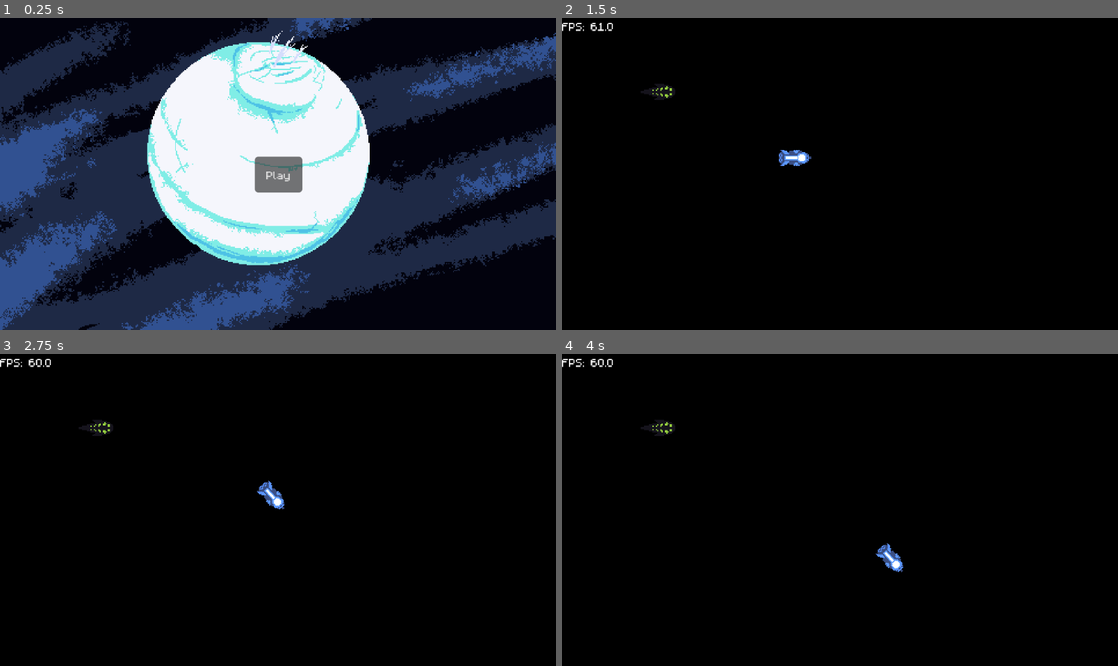
Above: before the commit, frames 1-4 (two rows, left to right).
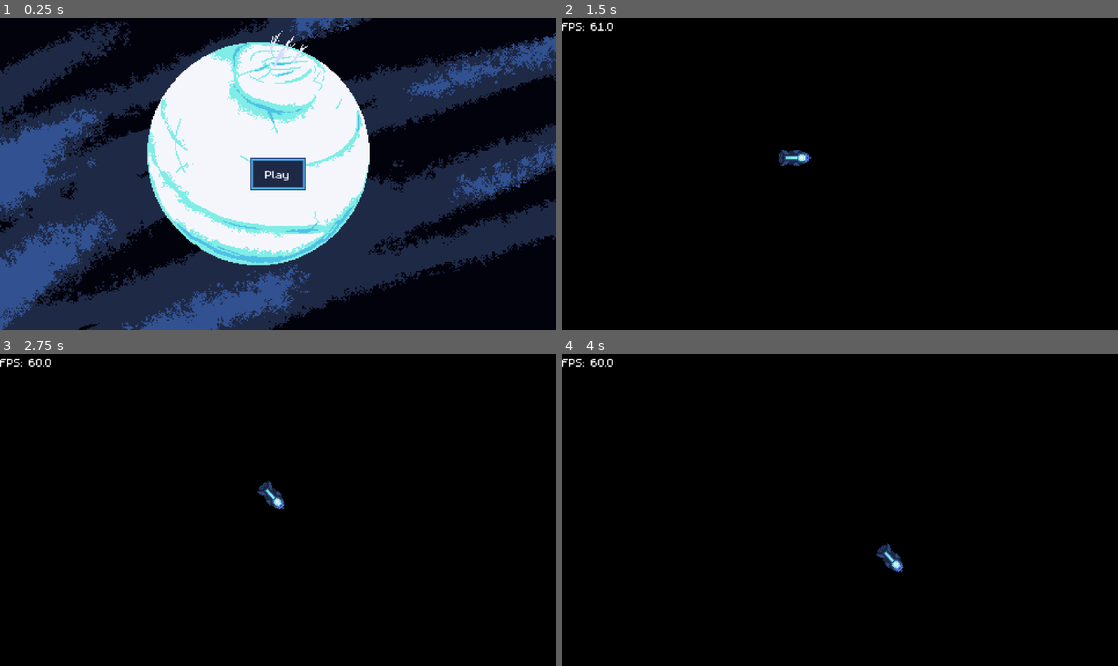
Above: after the commit, the same moments.

Repository: austingwatson/Depths
Game: Godot game, scene res://scenes/title_screen.tscn
Same seed, same stepped clock (60 frames per second), same inputs: the game is played once before the commit and once after it.
Inputs (mouse positions are in pixels of both pictures, inside the frame that each line leads up to):
- Up to frame 1 (0.25 s): no input
- Up to frame 2 (1.5 s): click "Play" at 0.5 s; move the mouse to (962, 158) at 1.27 s; hold Space (thrust) from 1.28 s (still down); click (962, 158) at 1.35 s
- Up to frame 3 (2.75 s): move the mouse to (166, 525) at 2.02 s; release Space (thrust) at 2.03 s; right-click (166, 525) at 2.1 s; click (166, 525) at 2.3 s
- Up to frame 4 (4 s): tap Enter at 2.75 s; move the mouse to (895, 441) at 2.77 s; hold Space (thrust) from 2.78 s (still down); click (895, 441) at 2.85 s; move the mouse to (812, 572) at 3.52 s; click (812, 572) at 3.6 s

The runs differ from the first frame. In frame 1, 1.1% of the frame differs, in the area x 45-55%, y 44-57%; in frame 2, 0.4%; in frame 3, 0.4%; in frame 4, 0.4%.

Commit message:
start of laser

Diff:
--- /dev/null
+++ b/scenes/component/detection.tscn
@@ -0,0 +1,13 @@
+[gd_scene load_steps=3 format=3 uid="uid://djbrnjtvjpjmt"]
+
+[ext_resource type="Script" uid="uid://bvfaerhhybryq" path="res://scripts/component/detection.gd" id="1_p46ta"]
+
+[sub_resource type="CircleShape2D" id="CircleShape2D_y1fjw"]
+resource_local_to_scene = true
+
+[node name="Detection" type="Area2D"]
+monitorable = false
+script = ExtResource("1_p46ta")
+
+[node name="CollisionShape2D" type="CollisionShape2D" parent="."]
+shape = SubResource("CircleShape2D_y1fjw")
--- /dev/null
+++ b/scenes/component/energy.tscn
@@ -0,0 +1,11 @@
+[gd_scene load_steps=2 format=3 uid="uid://dmy0i8hd43tcj"]
+
+[ext_resource type="Script" uid="uid://brah0qdbbn63k" path="res://scripts/component/energy.gd" id="1_xe087"]
+
+[node name="Energy" type="Node"]
+script = ExtResource("1_xe087")
+
+[node name="StartCharge" type="Timer" parent="."]
+autostart = true
+
+[connection signal="timeout" from="StartCharge" to="." method="_on_start_charge_timeout"]
--- a/scenes/component/hurt_box.tscn
+++ b/scenes/component/hurt_box.tscn
@@ -1,10 +1,6 @@
-[gd_scene load_steps=3 format=3 uid="uid://b0rymrbfbbdhr"]
+[gd_scene load_steps=2 format=3 uid="uid://b0rymrbfbbdhr"]
 
 [ext_resource type="Script" uid="uid://blljpccu8rpvl" path="res://scripts/component/hurt_box.gd" id="1_w60fk"]
-
-[sub_resource type="CircleShape2D" id="CircleShape2D_nel52"]
-resource_local_to_scene = true
-radius = 8.0
 
 [node name="HurtBox" type="Area2D"]
 input_pickable = false
@@ -12,4 +8,3 @@
 script = ExtResource("1_w60fk")
 
 [node name="CollisionShape2D" type="CollisionShape2D" parent="."]
-shape = SubResource("CircleShape2D_nel52")
--- a/scenes/entity/actor/hunter_fish.tscn
+++ b/scenes/entity/actor/hunter_fish.tscn
@@ -1,15 +1,21 @@
-[gd_scene load_steps=5 format=3 uid="uid://daxpl8wgwrd7w"]
+[gd_scene load_steps=7 format=3 uid="uid://daxpl8wgwrd7w"]
 
 [ext_resource type="Texture2D" uid="uid://cc2bgbvc2jubk" path="res://assets/textures/entity/hunter_fish.png" id="1_p6sfq"]
 [ext_resource type="Script" uid="uid://b8wcqwldkw4th" path="res://scripts/entity/actor/hunter_fish.gd" id="1_snnp5"]
+[ext_resource type="PackedScene" uid="uid://dgefqrqeh3evl" path="res://scenes/component/movement.tscn" id="2_vbyxb"]
 [ext_resource type="PackedScene" uid="uid://b0rymrbfbbdhr" path="res://scenes/component/hurt_box.tscn" id="3_vbyxb"]
 
 [sub_resource type="AtlasTexture" id="AtlasTexture_fmqt7"]
 atlas = ExtResource("1_p6sfq")
 region = Rect2(1, 17, 30, 14)
 
+[sub_resource type="CircleShape2D" id="CircleShape2D_snnp5"]
+
 [node name="HunterFish" type="Node2D"]
 script = ExtResource("1_snnp5")
+
+[node name="Movement" parent="." node_paths=PackedStringArray("entity") instance=ExtResource("2_vbyxb")]
+entity = NodePath("..")
 
 [node name="Sprite2D" type="Sprite2D" parent="."]
 texture = SubResource("AtlasTexture_fmqt7")
@@ -19,5 +25,6 @@
 collision_mask = 2
 max_health = 1
 health = 1
+shape = SubResource("CircleShape2D_snnp5")
 
 [connection signal="dead" from="HurtBox" to="." method="_on_hurt_box_dead"]
--- a/scenes/entity/actor/player.tscn
+++ b/scenes/entity/actor/player.tscn
@@ -1,13 +1,19 @@
-[gd_scene load_steps=6 format=3 uid="uid://bw4vq0sx2pd5s"]
+[gd_scene load_steps=9 format=3 uid="uid://bw4vq0sx2pd5s"]
 
 [ext_resource type="Script" uid="uid://7r1o4qx4n4r0" path="res://scripts/entity/actor/player.gd" id="1_in1sw"]
 [ext_resource type="PackedScene" uid="uid://b0rymrbfbbdhr" path="res://scenes/component/hurt_box.tscn" id="2_8pk7n"]
 [ext_resource type="PackedScene" uid="uid://dgefqrqeh3evl" path="res://scenes/component/movement.tscn" id="2_f6cxi"]
 [ext_resource type="Texture2D" uid="uid://7012mtb2g3dr" path="res://assets/textures/entity/player_sub.png" id="3_v1h6o"]
+[ext_resource type="PackedScene" uid="uid://dmy0i8hd43tcj" path="res://scenes/component/energy.tscn" id="3_v7w8l"]
 [ext_resource type="Texture2D" uid="uid://dgb36hfijxjf1" path="res://assets/textures/effects/2d_lights_and_shadows_neutral_point_light.png" id="5_f6cxi"]
+[ext_resource type="Texture2D" uid="uid://brrmjvq8w3jmh" path="res://assets/textures/effects/ies_lights_pack_3d_model2.png" id="6_owhjy"]
+
+[sub_resource type="CircleShape2D" id="CircleShape2D_f6cxi"]
+radius = 8.0
 
 [node name="Player" type="Node2D"]
 script = ExtResource("1_in1sw")
+weapon_energy = 1
 
 [node name="Movement" parent="." node_paths=PackedStringArray("entity") instance=ExtResource("2_f6cxi")]
 entity = NodePath("..")
@@ -15,6 +21,11 @@
 acceleration = 100.0
 deceleration = 300.0
 rotation_speed = 5.0
+
+[node name="Energy" parent="." instance=ExtResource("3_v7w8l")]
+max_energy = 10.0
+energy = 10.0
+start_charge_time = 2.5
 
 [node name="Sprite2D" type="Sprite2D" parent="."]
 texture = ExtResource("3_v1h6o")
@@ -24,9 +35,22 @@
 collision_mask = 12
 max_health = 10
 health = 10
+shape = SubResource("CircleShape2D_f6cxi")
 
-[node name="PointLight2D" type="PointLight2D" parent="."]
+[node name="RadiusLight" type="PointLight2D" parent="."]
 texture = ExtResource("5_f6cxi")
 texture_scale = 0.5
 
+[node name="ForwardLight" type="PointLight2D" parent="."]
+position = Vector2(89, 0)
+rotation = -1.5708
+texture = ExtResource("6_owhjy")
+texture_scale = 0.5
+
+[node name="Test" type="Sprite2D" parent="ForwardLight"]
+visible = false
+scale = Vector2(0.5, 0.5)
+texture = ExtResource("6_owhjy")
+
+[connection signal="energy_changed" from="Energy" to="." method="_on_energy_energy_changed"]
 [connection signal="hurt" from="HurtBox" to="." method="_on_hurt_box_hurt"]
--- /dev/null
+++ b/scenes/entity/projectile/laser.tscn
@@ -0,0 +1,16 @@
+[gd_scene load_steps=2 format=3 uid="uid://crdm18jlukj0n"]
+
+[ext_resource type="Script" uid="uid://b477sas6o4vbd" path="res://scripts/entity/projectile/laser.gd" id="1_t1e12"]
+
+[node name="Laser" type="Node2D"]
+script = ExtResource("1_t1e12")
+
+[node name="Line2D" type="Line2D" parent="."]
+points = PackedVector2Array(0, 0, 50, 0)
+width = 2.0
+
+[node name="RayCast2D" type="RayCast2D" parent="."]
+collision_mask = 12
+hit_from_inside = true
+collide_with_areas = true
+collide_with_bodies = false
--- a/scenes/game.tscn
+++ b/scenes/game.tscn
@@ -7,7 +7,6 @@
 [node name="Game" type="Node"]
 
 [node name="CanvasModulate" type="CanvasModulate" parent="."]
-visible = false
 color = Color(0, 0, 0, 1)
 
 [node name="HUD" parent="." instance=ExtResource("1_uwrxv")]
--- a/scenes/title_screen.tscn
+++ b/scenes/title_screen.tscn
@@ -1,8 +1,21 @@
-[gd_scene load_steps=4 format=3 uid="uid://b8p3g7w81vtm2"]
+[gd_scene load_steps=8 format=3 uid="uid://b8p3g7w81vtm2"]
 
 [ext_resource type="Script" uid="uid://cy0qbf4ndlv4s" path="res://scripts/title_screen.gd" id="1_fgkus"]
 [ext_resource type="Texture2D" uid="uid://ptihoidbwul1" path="res://assets/textures/level/Enceladus_planet.png" id="2_s4lrb"]
-[ext_resource type="FontFile" uid="uid://dbwh2vnpvxyt" path="res://assets/textures/ui/m5x7.ttf" id="2_sa3yf"]
+[ext_resource type="Texture2D" uid="uid://qq6n2y0wj6b4" path="res://assets/textures/ui/ui_sheet.png" id="3_mgrm8"]
+[ext_resource type="FontFile" uid="uid://dbwh2vnpvxyt" path="res://assets/textures/ui/m5x7.ttf" id="4_dc4i4"]
+
+[sub_resource type="AtlasTexture" id="AtlasTexture_e54dn"]
+atlas = ExtResource("3_mgrm8")
+region = Rect2(0, 320, 48, 32)
+
+[sub_resource type="AtlasTexture" id="AtlasTexture_3yumr"]
+atlas = ExtResource("3_mgrm8")
+region = Rect2(96, 320, 48, 32)
+
+[sub_resource type="AtlasTexture" id="AtlasTexture_cs5ya"]
+atlas = ExtResource("3_mgrm8")
+region = Rect2(48, 320, 48, 32)
 
 [node name="TitleScreen" type="Node"]
 script = ExtResource("1_fgkus")
@@ -11,19 +24,36 @@
 texture = ExtResource("2_s4lrb")
 centered = false
 
-[node name="Play" type="Button" parent="."]
+[node name="Menu" type="VBoxContainer" parent="."]
 anchors_preset = 8
 anchor_left = 0.5
 anchor_top = 0.5
 anchor_right = 0.5
 anchor_bottom = 0.5
-offset_left = -20.5
-offset_top = -15.5
-offset_right = 20.5
-offset_bottom = 15.5
+offset_left = -24.0
+offset_top = -16.0
+offset_right = 24.0
+offset_bottom = 16.0
 grow_horizontal = 2
 grow_vertical = 2
-theme_override_fonts/font = ExtResource("2_sa3yf")
+
+[node name="Play" type="TextureButton" parent="Menu"]
+layout_mode = 2
+size_flags_horizontal = 4
+texture_normal = SubResource("AtlasTexture_e54dn")
+texture_pressed = SubResource("AtlasTexture_3yumr")
+texture_hover = SubResource("AtlasTexture_cs5ya")
+
+[node name="Label" type="Label" parent="Menu/Play"]
+layout_mode = 1
+anchors_preset = 15
+anchor_right = 1.0
+anchor_bottom = 1.0
+grow_horizontal = 2
+grow_vertical = 2
+theme_override_fonts/font = ExtResource("4_dc4i4")
 text = "Play"
+horizontal_alignment = 1
+vertical_alignment = 1
 
-[connection signal="pressed" from="Play" to="." method="_on_play_pressed"]
+[connection signal="pressed" from="Menu/Play" to="." method="_on_play_pressed"]
--- /dev/null
+++ b/scripts/component/detection.gd
@@ -0,0 +1,10 @@
+class_name Detection
+extends Area2D
+
+signal detected(entity: Node2D)
+
+@export var radius: float
+
+
+func _ready() -> void:
+	$CollisionShape2D.shape.radius = radius
--- /dev/null
+++ b/scripts/component/energy.gd
@@ -0,0 +1,29 @@
+class_name Energy
+extends Node
+
+signal energy_changed(max_energy: float, energy: float)
+
+@export var max_energy: float
+@export var energy: float
+@export var start_charge_time: float
+@export var charge_time: Array[float]
+@onready var start_charge := $StartCharge
+
+
+func _ready() -> void:
+	start_charge.wait_time = start_charge_time
+
+
+func has_energy(needed: float) -> bool:
+	return true
+	#return needed <= energy
+
+
+func use_energy(amount: float) -> void:
+	energy -= amount
+	energy_changed.emit(max_energy, energy)
+	start_charge.start()
+
+
+func _on_start_charge_timeout() -> void:
+	pass # Replace with function body.
--- a/scripts/component/hurt_box.gd
+++ b/scripts/component/hurt_box.gd
@@ -6,6 +6,11 @@
 
 @export var max_health: int
 @export var health: int
+@export var shape: Shape2D
+
+
+func _ready() -> void:
+	$CollisionShape2D.shape = shape
 
 
 func take_damage(damage: int) -> void:
--- a/scripts/entity/actor/hunter_fish.gd
+++ b/scripts/entity/actor/hunter_fish.gd
@@ -1,5 +1,15 @@
 class_name HunterFish
 extends Node2D
+
+enum State {
+	IDLE,
+	MOVE_RAND,
+	MOVE_SUB,
+	ATTACK,
+}
+
+
+
 
 
 func _on_hurt_box_dead() -> void:
--- a/scripts/entity/actor/player.gd
+++ b/scripts/entity/actor/player.gd
@@ -1,14 +1,17 @@
 class_name Player
 extends Node2D
 
+@export var weapon_energy: int
 @onready var movement := $Movement
+@onready var energy := $Energy
 var rotate_down := false
 
 
 func _unhandled_input(_event: InputEvent) -> void:
-	if Input.is_action_just_pressed("shoot"):
+	if Input.is_action_just_pressed("shoot") and energy.has_energy(weapon_energy):
 		var direction := Vector2.RIGHT.rotated(rotation)
 		ProjectileManager.add_friendly_torpedo(global_position, direction, 1)
+		energy.use_energy(weapon_energy)
 
 
 func _physics_process(delta: float) -> void:
@@ -24,3 +27,7 @@
 
 func _on_hurt_box_hurt(max_health: int, health: int) -> void:
 	print(health, "/", max_health)
+
+
+func _on_energy_energy_changed(max_energy: float, energy: float) -> void:
+	print(energy, "/", max_energy)
--- /dev/null
+++ b/scripts/entity/projectile/laser.gd
@@ -0,0 +1,20 @@
+class_name Laser
+extends Node2D
+
+@export var distance: float
+@onready var line := $Line2D
+@onready var ray_cast := $RayCast2D
+
+
+func _ready() -> void:
+	line.points[1] = Vector2(distance, 0.0)
+	ray_cast.target_position = Vector2(distance, 0.0)
+
+
+func fire(global_position: Vector2, direction: Vector2) -> void:
+	#rotation = self.global_position.direction_to(direction).angle()
+	#ray_cast.target_position = direction
+	#ray_cast.target_position = direction * distance
+	ray_cast.force_raycast_update()
+	if ray_cast.is_colliding():
+		print(ray_cast.get_collider())
Not shown, added: assets/textures/effects/ies_lights_pack_3d_model1.png.import
Not shown, added: assets/textures/effects/ies_lights_pack_3d_model2.png.import
Not shown, added: assets/textures/effects/ies_lights_pack_3d_model3.png.import
Not shown, added: assets/textures/effects/ies_lights_pack_3d_model4.png.import
Not shown, added: assets/textures/ui/menu_background.png.import
Not shown, added: assets/textures/ui/ui_sheet.png.import
Not shown, added: scripts/component/detection.gd.uid
Not shown, added: scripts/component/energy.gd.uid
Not shown, added: scripts/entity/projectile/laser.gd.uid
